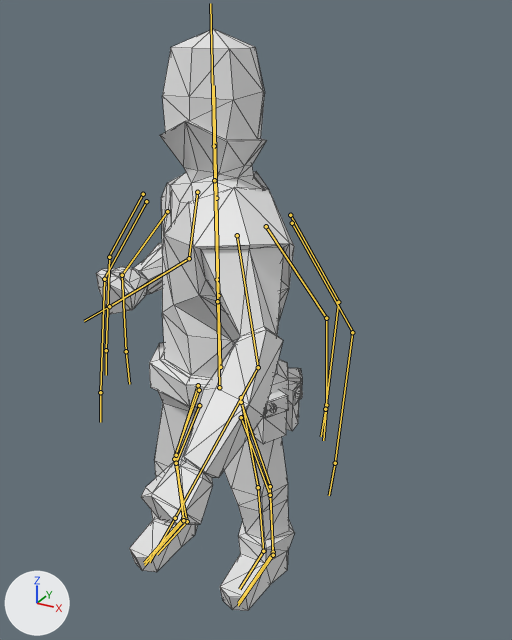
The Blender file Animations/RogueBladeDoubleAttack.blend, before and after one commit.
Before and after are seen from a 50 mm camera at (5.37, -8.51, 8.96) aimed at (0.28, 0.75, 4.33). Every picture has the same lights, and +X, +Y and +Z are marked at lower left. Both versions are drawn at frame 0 of the action 'Armature.000Action.004'; the numbers are the values there. The bones that bend it are drawn over the model as lines. Mesh edges are drawn as thin lines.
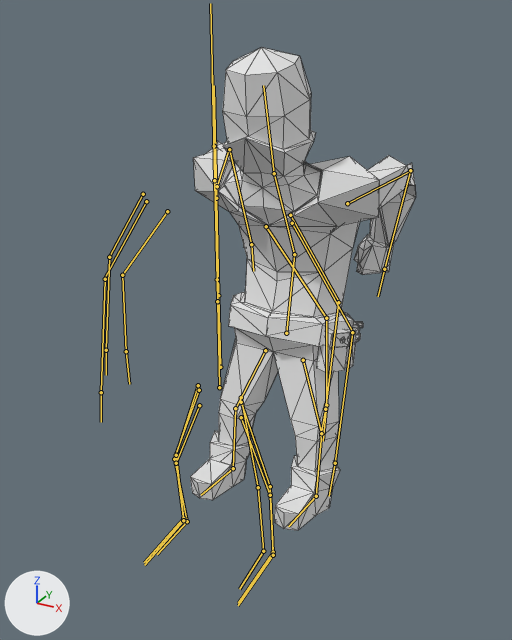
What differs and where, as boxes [x1, y1, x2, y2] in the pictures (512 x 640 px):
'Cube', posed (9% wider, 17% shorter): before [96, 29, 303, 611]; after [190, 47, 416, 531]
bone 'Root', root to tip: before (219, 387) to (217, 301); after (286, 333) to (294, 254)
bone 'Chest', root to tip: before (217, 301) to (214, 180); after (294, 254) to (274, 173)
bone 'Shoulder.R', root to tip: before (197, 192) to (189, 258); after (217, 186) to (229, 149)
bone 'Arm.R', root to tip: before (189, 258) to (109, 306); after (229, 149) to (251, 244)
bone 'Hand.R', root to tip: before (109, 306) to (84, 321); after (251, 244) to (253, 271)
bone 'Shoulder.L', root to tip: before (237, 235) to (258, 366); after (347, 203) to (410, 171)
bone 'Arm.L', root to tip: before (258, 367) to (175, 518); after (410, 170) to (384, 269)
bone 'Hand.L', root to tip: before (175, 518) to (149, 562); after (384, 269) to (378, 296)
bone 'Head', root to tip: before (214, 180) to (212, 72); after (274, 173) to (263, 85)

What the commit changed:
Bone 'Root' (bone_root) moves from (0.0, 0.0, 0.0) to (0.0, 0.0, -2.42).
Bone 'Root' (bone_root) turns from (0, 0, 0) to (-11, 0, 0) degrees about its own x, y and z.
Bone 'Chest' (bone_chest) turns from (0, -45, 0) to (39, 0, 0) degrees about its own x, y and z.
Bone 'Shoulder.R' (bone_shoulder_r) turns from (0, 0, 0) to (-53, -26, 83) degrees about its own x, y and z.
Bone 'Arm.R' (bone_arm_r) turns from (-49, -6, -76) to (-104, 8, -11) degrees about its own x, y and z.
Bone 'Hand.R' (bone_hand_r) turns from (0, 0, 0) to (-13, 0, 0) degrees about its own x, y and z.
Bone 'Shoulder.L' (bone_shoulder_l) turns from (0, 0, 0) to (47, 69, -20) degrees about its own x, y and z.
Bone 'Arm.L' (bone_arm_l) turns from (-33, -12, -30) to (-105, -24, 5) degrees about its own x, y and z.
Bone 'Hand.L' (bone_hand_l) turns from (0, 0, 0) to (-13, 0, 0) degrees about its own x, y and z.
Bone 'Head' (bone_head) turns from (0, 48, 0) to (-13, 0, 0) degrees about its own x, y and z.
